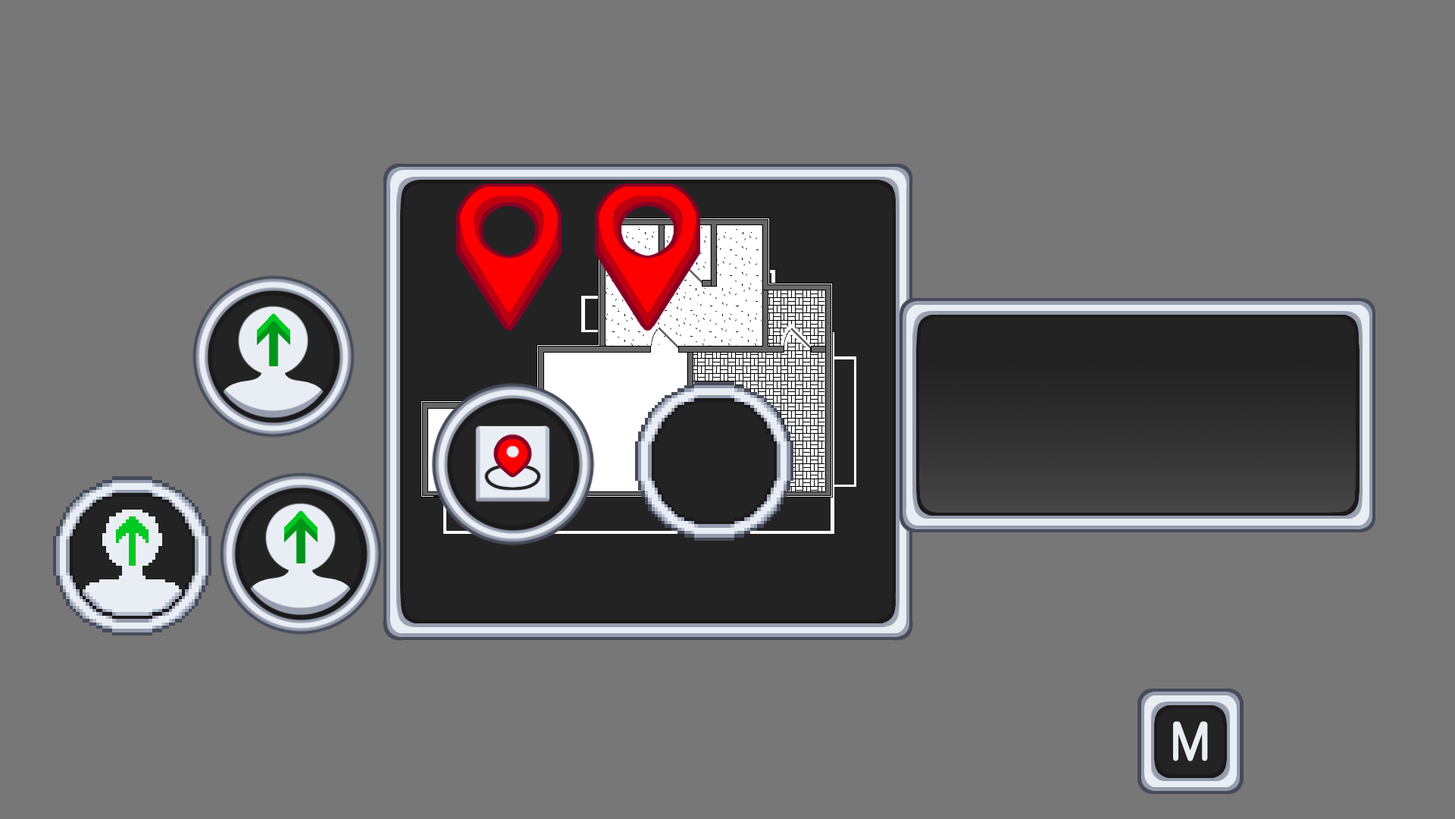
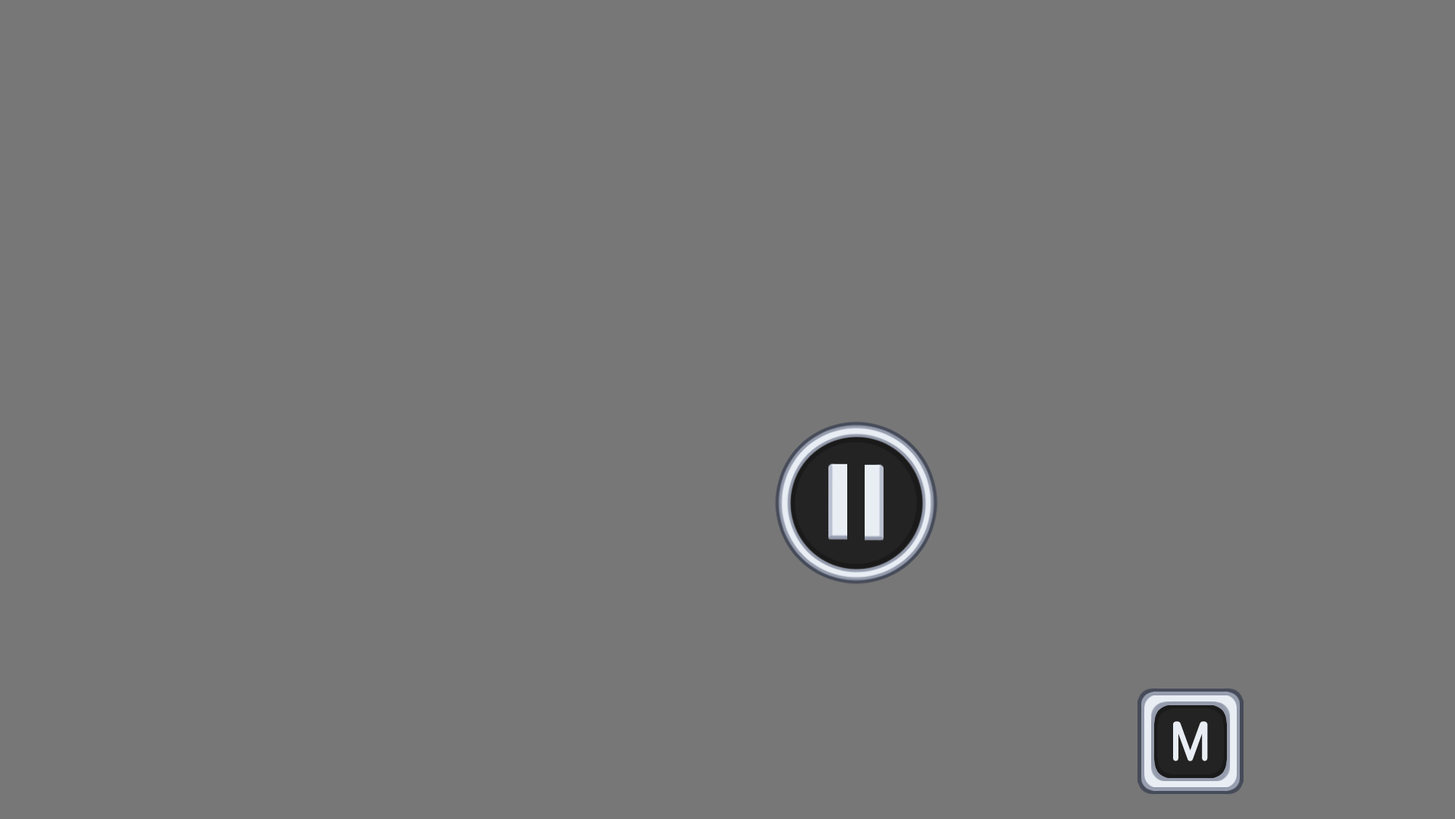
Layers edited between the first and the second 1455 x 819 image:
removed group "Group 11" (63 layers) over left=53, top=183, right=1377, bottom=641
hid group "goalbox" (6 layers), moved it out of group "Group 11" over left=898, top=296, right=1377, bottom=563
hid group "minimap marker" (6 layers), moved it out of group "Group 11" over left=455, top=183, right=702, bottom=332
added group "map icon copy" with 18 layers above "map icon" over left=727, top=191, right=939, bottom=585
added layer "finished pause" in group "map icon copy" over left=773, top=419, right=939, bottom=585
added group "Group 13" with 15 layers in group "map icon copy" over left=773, top=419, right=939, bottom=585
added group "finished map icon" (1st of 2, in "map icon copy" › "Group 13") with 10 layers in group "Group 13" over left=773, top=419, right=939, bottom=585
added layer "Layer 69" (1st of 3, in "map icon copy" › "Group 13" › "finished map icon") in group "finished map icon" over left=779, top=425, right=933, bottom=579
added layer "Layer 69 copy 2" (1st of 3, in "map icon copy" › "Group 13" › "finished map icon") in group "finished map icon" over left=776, top=422, right=936, bottom=582
added layer "Layer 69 copy 3" (1st of 3, in "map icon copy" › "Group 13" › "finished map icon") in group "finished map icon" over left=773, top=419, right=939, bottom=585
hid group "map icon" (13 layers), moved it out of group "Group 11" over left=430, top=381, right=794, bottom=546
hid group "shift icon" (1st of 2) (26 layers), moved it out of group "Group 11" over left=53, top=275, right=383, bottom=636
hid "Group 1 copy 3" over left=420, top=217, right=834, bottom=498
hid group "Group 1 copy 2" (10 layers) over left=420, top=217, right=834, bottom=498
hid group "minimaps" (7 layers) over left=270, top=162, right=1377, bottom=641
…and 9 more changes (9 added)
